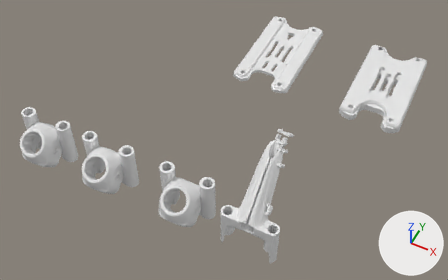
One commit to the Blender file Typhon/Typhon.blend: the scene before it, then after it.
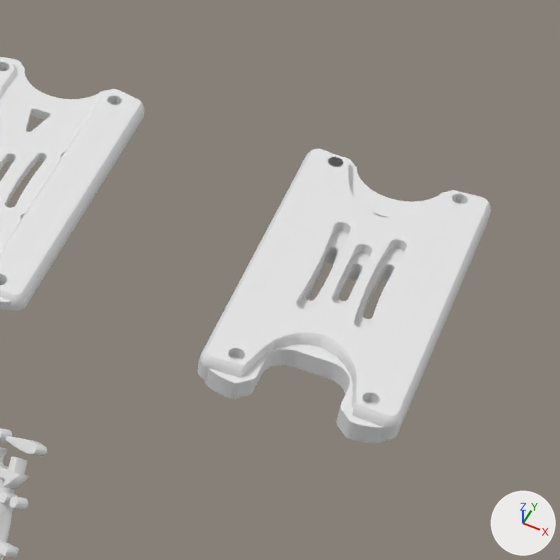
The first picture shows the older version from a 50 mm camera at (0.1061, -0.16, 0.2611) aimed at (-0.0012, 0.0547, -0.0072). The close-ups show both versions on the part from 62% to 100% of the width and 0% to 60% of the height of that picture; other places that the commit changed are outside them. The axes (+X, +Y, +Z) are drawn at lower right. The lights are the same throughout. Text is drawn in Blender's own font.

Script lines for the objects in view, before the commit:
```python
ob_cube_003 = bpy.data.objects.new('Cube.003', me_cube_004)
ob_cube_003.location = (0.0696, 0.1322, 0.002)
ob_text_002 = bpy.data.objects.new('Text.002', txt_text)
ob_text_002.location = (0.0406, 0.0073, 0.0088)
ob_text_002.rotation_euler = (2.451, -0.836, 1.64)  # degrees (140, -48, 94)
ob_text_002.scale = (0.0141, 0.0141, 0.0141)
ob_typhontopplatexl_002 = bpy.data.objects.new('TyphonTopPlateXL.002', me_typhontopplatexl_002)
ob_typhontopplatexl_002.location = (0.0696, 0.1322, 0.0)
ob_typhontopplatexl_002.scale = (0.001, 0.001, 0.001)
ob_typhontopplatexl_003 = bpy.data.objects.new('TyphonTopPlateXL.003', me_typhontopplatexl_003)
ob_typhontopplatexl_003.location = (0.0696, 0.132, 0.0)
ob_typhontopplatexl_003.scale = (0.001, 0.001, 0.001)
# also in view: 'Cube.001' at (0.0, 0.1322, 0.0006); 'TyphonTopPlateXL' at (0.0, 0.1322, 0.0)
```
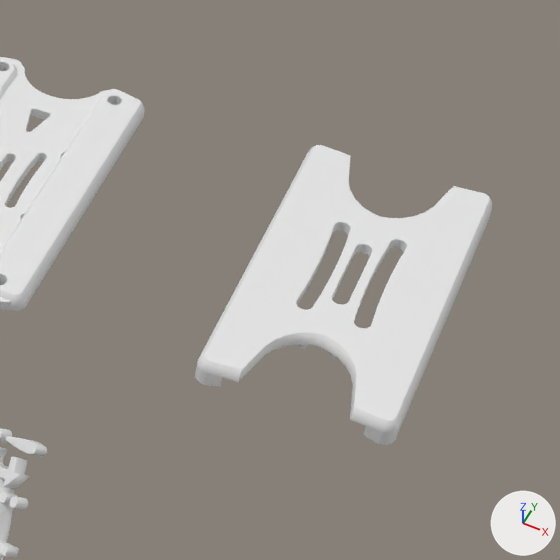
ob_typhontopplatexl_003 is not drawn itself; it is used by a modifier of ob_cube_003.

Pixel boxes [x1, y1, x2, y2] of what changed, in the close-ups (560 x 560 px):
'Cube.003', reshaped, modifiers changed: before [197, 149, 491, 440]; after [195, 145, 492, 445]
'TyphonTopPlateXL.002', hidden: before [204, 157, 461, 443]

Patch to the scene script:
```diff
--- a/Typhon/Typhon.blend.py
+++ b/Typhon/Typhon.blend.py
@@ me_cube_004 @@
 me_cube_004.from_pydata(...)  # 318 vertices, 290 faces; spans x 0.0..0.0182, y 0.0..0.0326, z -0.004..0.0011
 # used by ob_cube_003; location = (0.0696, 0.1322, 0.002)
+# me_cube_004 part 1: all 180 vertices in x 0.0101..0.0182, y 0.0302..0.0326, z -0.004..0.0011 are moved by (0.0, 0.0012, 0.0)
@@ ob_typhontopplatexl_002 @@
 ob_typhontopplatexl_002.scale = (0.001, 0.001, 0.001)
+ob_typhontopplatexl_002.hide_set(True)  # wire or fog, not drawn
@@ ob_cube_003 @@
 _m = ob_cube_003.modifiers.new('Boolean', 'BOOLEAN')
 _m.object = ob_typhontopplatexl_002
-_m = ob_cube_003.modifiers.new('Boolean.001', 'BOOLEAN')
-_m.object = ob_typhontopplatexl_003
 _m = ob_cube_003.modifiers.new('Boolean.002', 'BOOLEAN')
@@ ob_typhontopplatexl_003 @@
 ob_typhontopplatexl_003 = bpy.data.objects.new('TyphonTopPlateXL.003', me_typhontopplatexl_003)
-ob_typhontopplatexl_003.location = (0.0696, 0.132, 0.0)
+ob_typhontopplatexl_003.location = (0.0696, 0.132, 0.000274)
 ob_typhontopplatexl_003.scale = (0.001, 0.001, 0.001)
```
